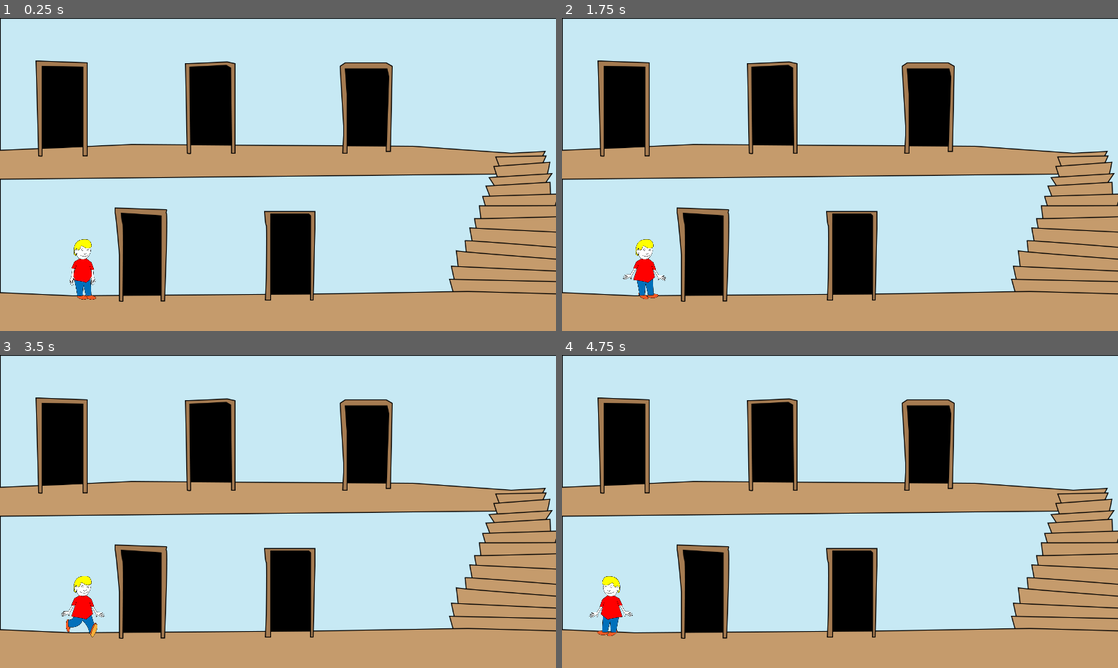
Above: before the commit, frames 1-4 (two rows, left to right).
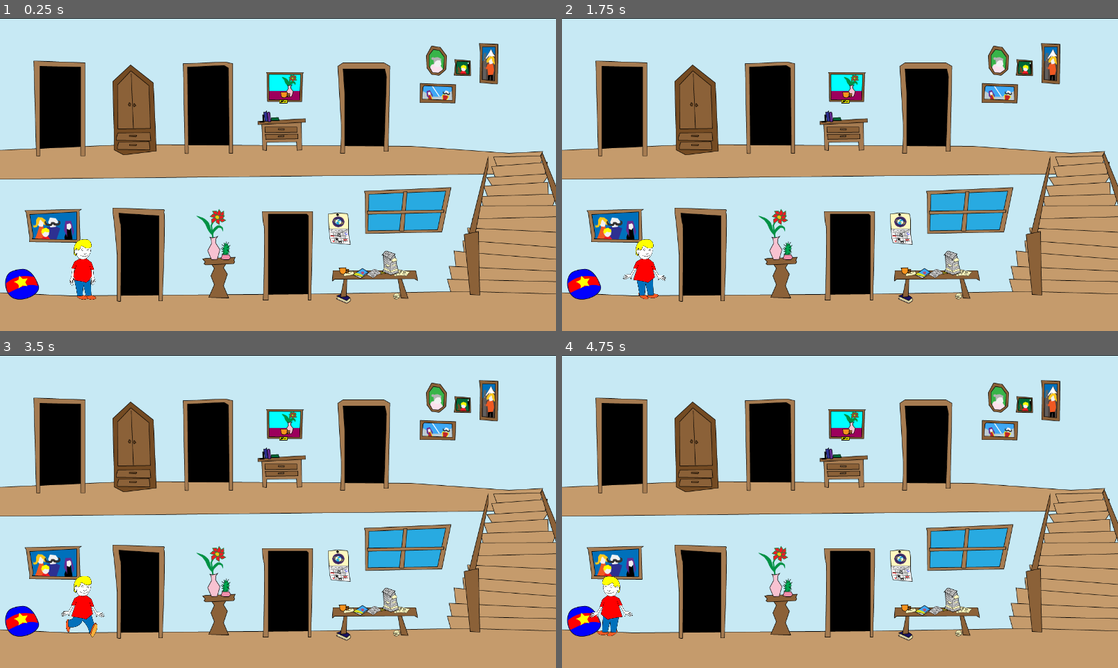
Above: after the commit, the same moments.

Repository: milehighhokie/ggj2019
Game: Godot game, scene res://Main.tscn
Same seed, same stepped clock (60 frames per second), same inputs: the game is played once before the commit and once after it.
Inputs:
- Up to frame 1 (0.25 s): no input
- Up to frame 2 (1.75 s): tap Enter at 0.5 s; hold Right (right) 0.53-1.28 s; hold Space (hug) 0.53-1.28 s; hold Down (down) from 1.28 s (still down); tap Space (hug) at 1.35 s
- Up to frame 3 (3.5 s): release Down (down) at 2.03 s; hold Right (right) 2.03-2.78 s; hold Space (hug) 2.03-2.78 s; tap Enter at 2.75 s; hold Up (up) from 2.78 s (still down); tap Space (hug) at 2.85 s
- Up to frame 4 (4.75 s): release Up (up) at 3.53 s; hold Space (hug) 3.53-4.28 s; hold Left (left) from 3.53 s (still down); tap Space (hug) at 4.35 s

The runs differ from the first frame. In frame 1, 16% of the frame differs, in the area x 0-100%, y 0-92%; in frame 2, 16%; in frame 3, 16%; in frame 4, 16%.

Commit message:
Details for StageTwo

Diff:
--- a/MainRoom.tscn
+++ b/MainRoom.tscn
@@ -1,18 +1,18 @@
 [gd_scene load_steps=8 format=2]
 
-[ext_resource path="res://Main-01.png" type="Texture" id=1]
+[ext_resource path="res://Art Assets_Main.png" type="Texture" id=1]
 [ext_resource path="res://MainRoom.gd" type="Script" id=2]
 [ext_resource path="res://Boy.tscn" type="PackedScene" id=3]
 [ext_resource path="res://CollisionPolygon2D.gd" type="Script" id=4]
 [ext_resource path="res://Door.gd" type="Script" id=5]
 [ext_resource path="res://CollisionShape2D.gd" type="Script" id=6]
 
-[sub_resource type="RectangleShape2D" id=2]
+[sub_resource type="RectangleShape2D" id=1]
 
 custom_solver_bias = 0.0
 extents = Vector2( 10, 10 )
 
-[node name="MainTemplate" type="Sprite"]
+[node name="MainTemplate" type="Sprite" index="0"]
 
 position = Vector2( 640, 360 )
 texture = ExtResource( 1 )
@@ -134,23 +134,23 @@
 
 [node name="CollisionShape2D" type="CollisionShape2D" parent="Area2D5" index="0"]
 
-shape = SubResource( 2 )
+shape = SubResource( 1 )
 one_way_collision = true
 script = ExtResource( 6 )
 
+[connection signal="on_enable" from="." to="Area2D1/CollisionShape2D" method="enable"]
+
+[connection signal="on_enable" from="." to="Area2D2/CollisionShape2D" method="enable"]
+
+[connection signal="on_enable" from="." to="Area2D3/CollisionShape2D" method="enable"]
+
 [connection signal="on_enable" from="." to="KinematicBody2D" method="enable"]
+
+[connection signal="on_enable" from="." to="StaticBody2D/CollisionPolygon2D" method="enable"]
 
 [connection signal="on_enable" from="." to="Area2D4/CollisionShape2D" method="enable"]
 
 [connection signal="on_enable" from="." to="Area2D5/CollisionShape2D" method="enable"]
-
-[connection signal="on_enable" from="." to="StaticBody2D/CollisionPolygon2D" method="enable"]
-
-[connection signal="on_enable" from="." to="Area2D3/CollisionShape2D" method="enable"]
-
-[connection signal="on_enable" from="." to="Area2D1/CollisionShape2D" method="enable"]
-
-[connection signal="on_enable" from="." to="Area2D2/CollisionShape2D" method="enable"]
 
 [connection signal="body_entered" from="Area2D1" to="Area2D1" method="_on_Area2D_body_entered"]
 
Binary file changed: Art Assets_Main.png
Binary file changed: Art Assets_StageTwo.png
Not shown: 4 places in MainRoom.tscn that only renumber resources
Not shown, changed: Art Assets.ai
